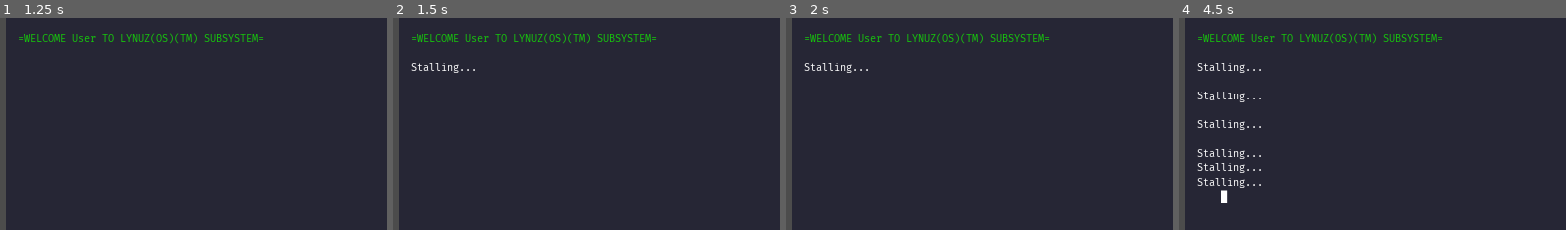
Above: before the commit, frames 1-4 (left to right).
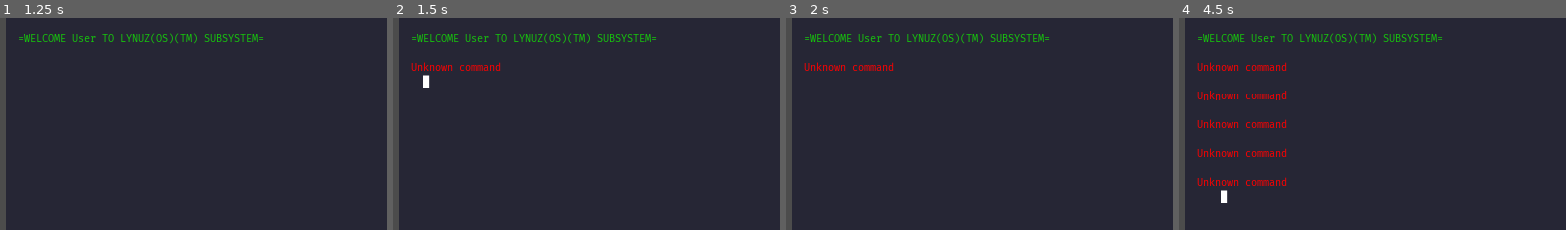
Above: after the commit, the same moments.

Repository: panorb/ludum-dare-48
Game: Godot game, scene res://Shell/Shell.tscn
The game is run twice, just before and just after one commit, with the same random seed, the same clock (stepped at 60 frames per second) and the same inputs.
Inputs:
- Up to frame 1 (1.25 s): tap Enter at 0.5 s; tap Backspace at 0.6 s; tap Space at 0.77 s
- Up to frame 2 (1.5 s): tap Space at 1.25 s; tap Enter at 1.35 s
- Up to frame 3 (2 s): tap Space at 1.52 s
- Up to frame 4 (4.5 s): tap Enter at 2, 2.85, 4.25, 4.35 s; tap Backspace at 2.1, 3.6 s; tap Space at 2.75, 3.02, 3.77 s
The pictures show only the part of the screen within x 0-50%, y 7-57%; the shares and areas given below are measured in that part.

Frame 1 is identical in both runs. In frame 2, 0.6% of the frame differs, in the area x 4-28%, y 20-34%; in frame 3, 0.5%; in frame 4, 2.8%, in the area x 4-28%, y 20-81%.

Commit message:
Implemented basis of command parser

Diff:
--- /dev/null
+++ b/godot/Shell/Commands/base-command.gd
@@ -0,0 +1,10 @@
+extends Node
+
+
+signal command_error(msg)
+signal command_message(msg)
+signal command_finished
+
+
+func send_message(text: String):
+	emit_signal("command_message", text)
--- /dev/null
+++ b/godot/Shell/Commands/not-implemented.gd
@@ -0,0 +1,7 @@
+extends "base-command.gd"
+
+var aliases = ["help", "exit", "cd", "ls", "cat", "ssh", "probe"]
+
+func execute(_args):
+	send_message("Not implemented.")
+	emit_signal("command_finished")
--- a/godot/Shell/Shell.tscn
+++ b/godot/Shell/Shell.tscn
@@ -1,8 +1,10 @@
-[gd_scene load_steps=6 format=2]
+[gd_scene load_steps=8 format=2]
 
 [ext_resource path="res://Shell/shell.png" type="Texture" id=1]
 [ext_resource path="res://Shell/shell.gd" type="Script" id=2]
 [ext_resource path="res://Shared/Fonts/FiraCode-Regular.ttf" type="DynamicFontData" id=3]
+[ext_resource path="res://Shell/command-parser.gd" type="Script" id=4]
+[ext_resource path="res://Shell/Commands/not-implemented.gd" type="Script" id=5]
 
 [sub_resource type="DynamicFont" id=1]
 font_data = ExtResource( 3 )
@@ -32,7 +34,7 @@
 [node name="NinePatchRect" type="NinePatchRect" parent="MarginContainer"]
 margin_left = 35.0
 margin_top = 20.0
-margin_right = 1354.0
+margin_right = 1256.0
 margin_bottom = 681.0
 texture = ExtResource( 1 )
 patch_margin_left = 260
@@ -46,7 +48,7 @@
 [node name="MarginContainer" type="MarginContainer" parent="MarginContainer"]
 margin_left = 35.0
 margin_top = 20.0
-margin_right = 1354.0
+margin_right = 1256.0
 margin_bottom = 681.0
 size_flags_horizontal = 3
 size_flags_vertical = 3
@@ -58,7 +60,7 @@
 [node name="Label" type="RichTextLabel" parent="MarginContainer/MarginContainer"]
 margin_left = 20.0
 margin_top = 60.0
-margin_right = 1299.0
+margin_right = 1201.0
 margin_bottom = 641.0
 theme = SubResource( 2 )
 bbcode_enabled = true
@@ -70,4 +72,30 @@
 wait_time = 0.5
 autostart = true
 
+[node name="Commands" type="Node" parent="."]
+script = ExtResource( 4 )
+
+[node name="help" type="Node" parent="Commands"]
+script = ExtResource( 5 )
+
+[node name="exit" type="Node" parent="Commands"]
+script = ExtResource( 5 )
+
+[node name="cd" type="Node" parent="Commands"]
+script = ExtResource( 5 )
+
+[node name="ls" type="Node" parent="Commands"]
+script = ExtResource( 5 )
+
+[node name="cat" type="Node" parent="Commands"]
+script = ExtResource( 5 )
+
+[node name="ssh" type="Node" parent="Commands"]
+script = ExtResource( 5 )
+
+[node name="probe" type="Node" parent="Commands"]
+script = ExtResource( 5 )
 [connection signal="timeout" from="CursorBlinkTimer" to="." method="_on_CursorBlinkTimer_timeout"]
+[connection signal="error_occurred" from="Commands" to="." method="_on_Commands_error_occurred"]
+[connection signal="finished_execution" from="Commands" to="." method="_on_Commands_finished_execution"]
+[connection signal="message_sent" from="Commands" to="." method="_on_Commands_message_sent"]
--- /dev/null
+++ b/godot/Shell/command-parser.gd
@@ -0,0 +1,31 @@
+extends Node
+
+signal error_occurred(msg)
+signal message_sent(msg)
+signal finished_execution
+
+func _ready():
+	for child in get_children():
+		child.connect("command_error", self, "_on_Command_command_error")
+		child.connect("command_message", self, "_on_Command_command_message")
+		child.connect("command_finished", self, "_on_Command_command_finished")
+
+func execute_command(cmd : String):
+	var args = cmd.split(" ")
+
+	for child in get_children():
+		if args[0] in child.aliases:
+			child.execute(args)
+			return
+
+	emit_signal("error_occurred", "Unknown command")
+	emit_signal("finished_execution")
+
+func _on_Command_command_error(msg : String):
+	emit_signal("error_occurred", msg)
+
+func _on_Command_command_message(msg: String):
+	emit_signal("message_sent", msg)
+
+func _on_Command_command_finished():
+	emit_signal("finished_execution")
--- a/godot/Shell/shell.gd
+++ b/godot/Shell/shell.gd
@@ -11,7 +11,7 @@
 
 onready var margin_container2 = get_node("MarginContainer/MarginContainer")
 onready var output_label = get_node("MarginContainer/MarginContainer/Label")
-
+onready var command_parser = get_node("Commands")
 
 func _ready():
 	backlog.append("[color=#16c60c]=WELCOME User TO LYNUZ(OS)(TM) SUBSYSTEM=[/color]")
@@ -29,9 +29,7 @@
 			output_label.bbcode_text += "█"
 	elif not command_handled:
 		command_handled = true
-		backlog.append("Stalling...")
-		yield(get_tree().create_timer(0.2), "timeout")
-		input_accepted = true
+		command_parser.execute_command(current_command)
 
 func get_last_line():
 	if input_accepted:
@@ -86,3 +84,12 @@
 
 func _on_CursorBlinkTimer_timeout():
 	display_cursor = !display_cursor
+
+func _on_Commands_message_sent(msg):
+	backlog.append(msg)
+
+func _on_Commands_error_occurred(msg):
+	backlog.append("[color=red]" + msg + "[/color]")
+
+func _on_Commands_finished_execution():
+	input_accepted = true
